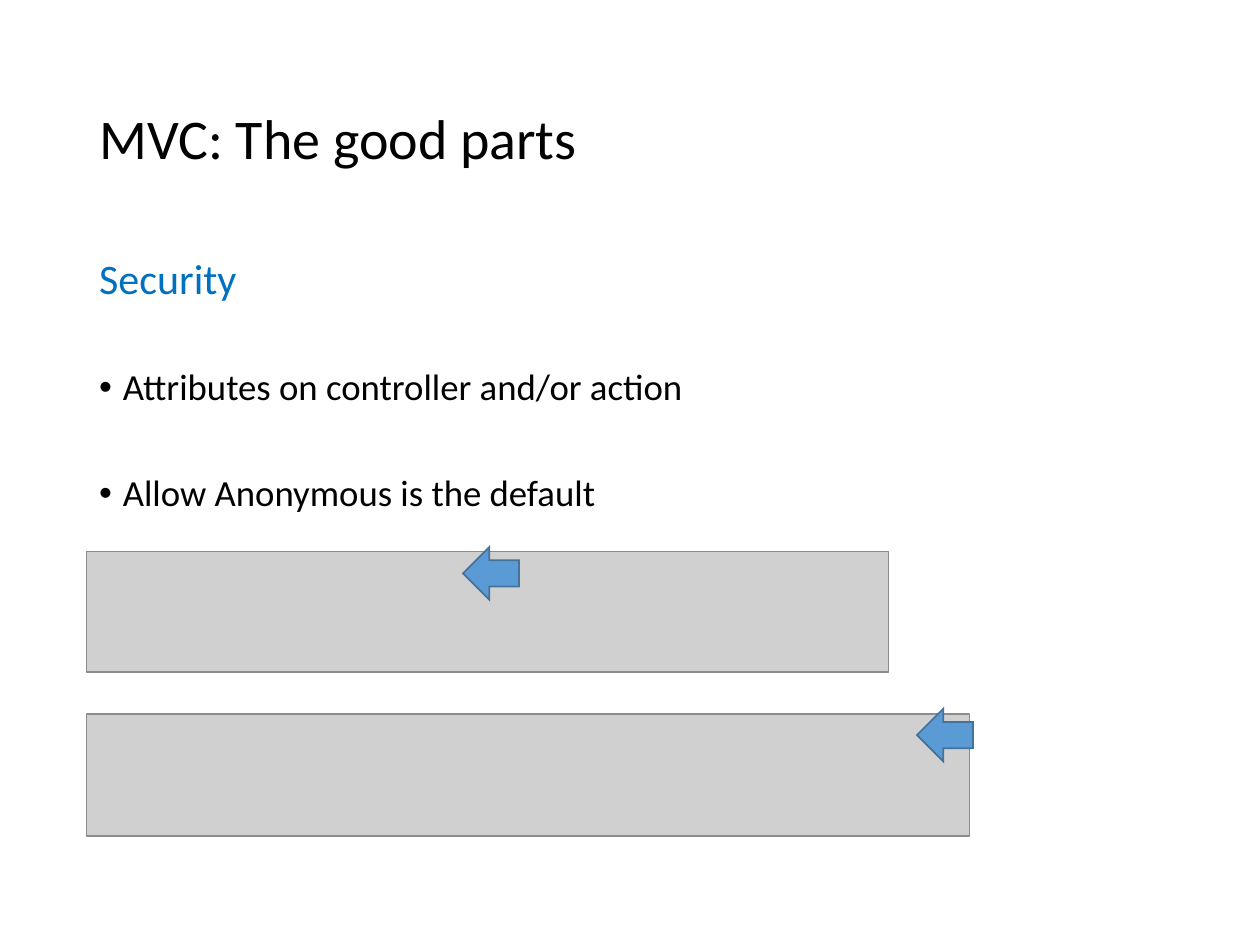
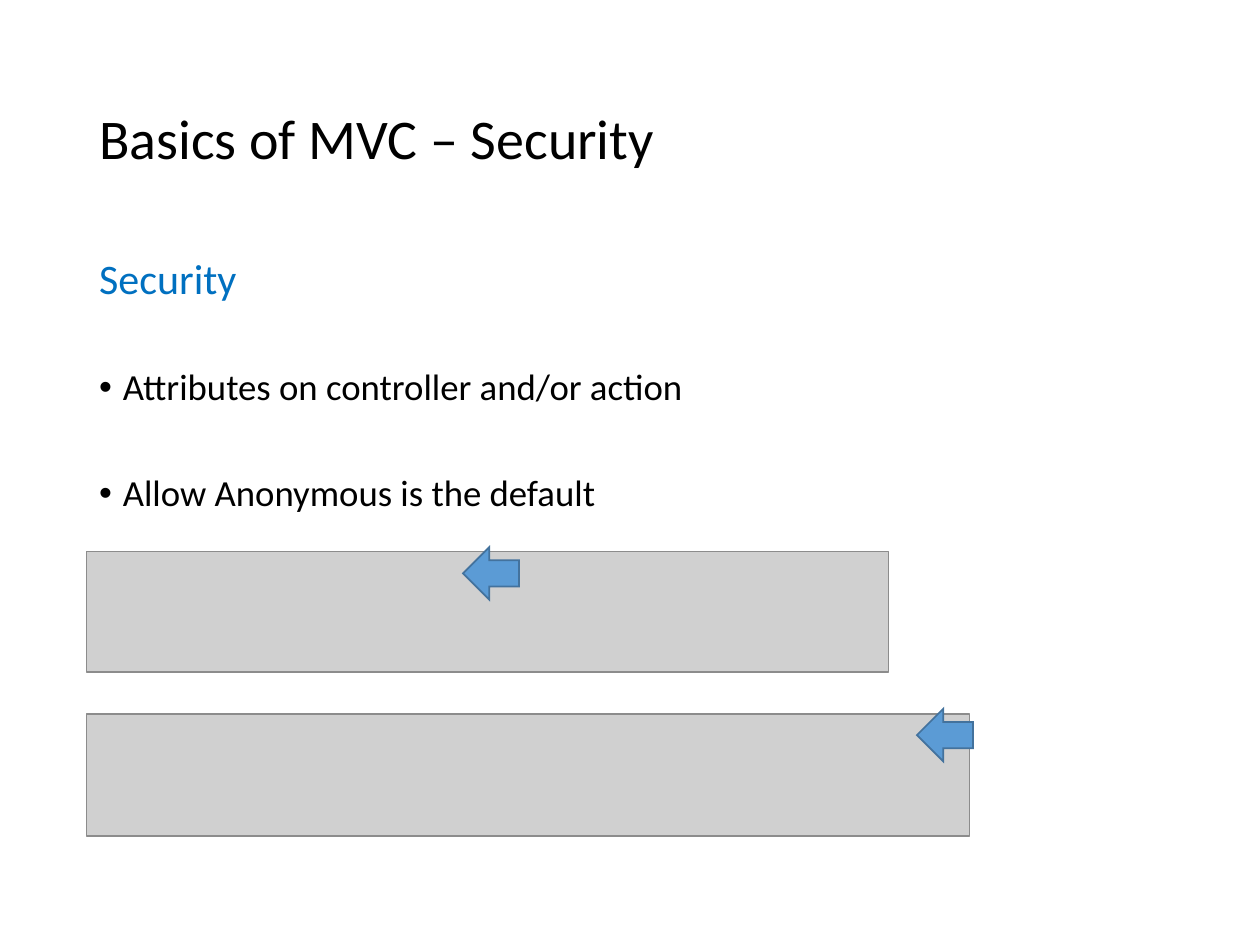
Before and after one commit to VolareSoftware/Presentations, a slide deck: slide 21 of Introduction to ASP.NET MVC - Denver Dev Days/Introduction to ASP.NET MVC.pptx (slide 28 before the commit). Drawn at 1260x945 pixels with LibreOffice and Linux fonts; fonts in the diff are those of the drawing; grey boxes stand for pictures. Boxes give left, top, right and bottom in pixels: in the first picture for what was removed or moved away, otherwise in the second. Text is boxed around its words. In the diff, an @@ line names an element or a change of style, - is before the commit and + after.

Commit message:
moved slides, security demo

```diff
--- a/Introduction to ASP.NET MVC - Denver Dev Days/Introduction to ASP.NET MVC.pptx
+++ b/Introduction to ASP.NET MVC - Denver Dev Days/Introduction to ASP.NET MVC.pptx
@@ title at (99, 120, 654, 168): text changed @@
-MVC: The good parts
+Basics of MVC – Security
```
Also in this commit, not shown: 3 other slides changed, 1 slide added, 58 other files.
